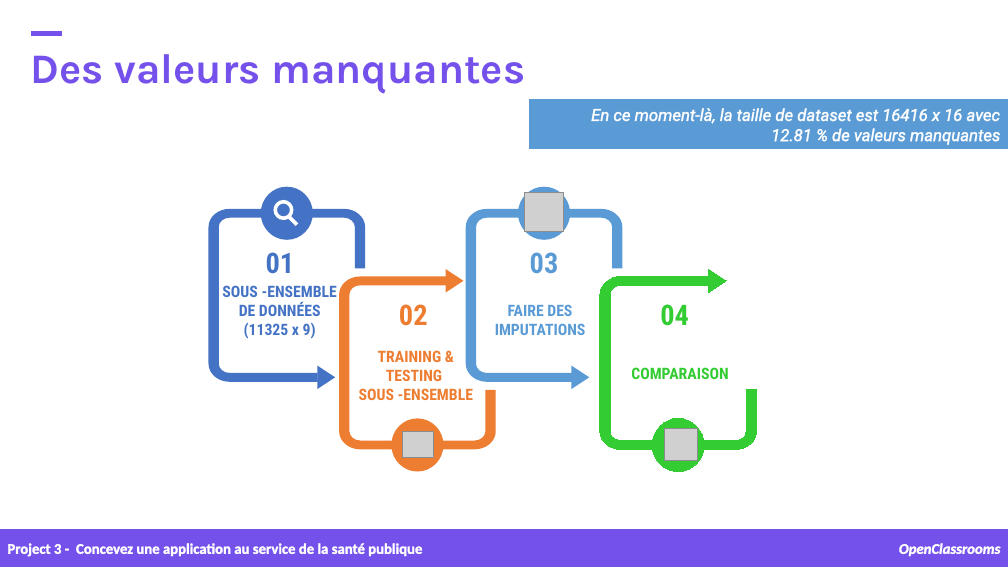
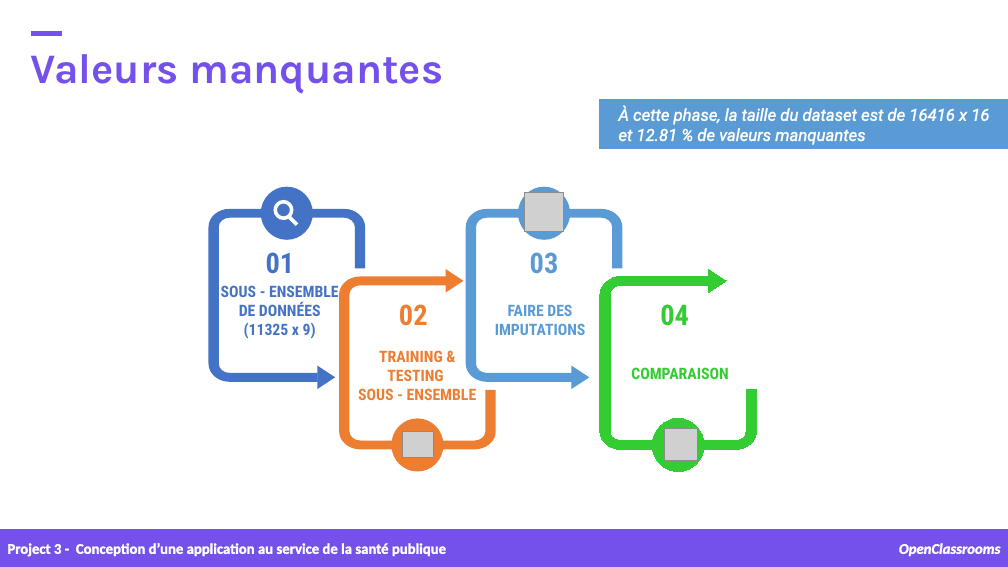
Before and after one commit to samirhinojosa/OC-P3-design-application-public-health, a slide deck: slide 17 of supports/P3_02_presentation v1.pptx. Drawn at 1008x567 pixels with LibreOffice and Linux fonts; fonts in the diff are those of the drawing; grey boxes stand for pictures; background and template pictures are left out. Boxes give left, top, right and bottom in pixels: in the first picture for what was removed or moved away, otherwise in the second. Text is boxed around its words. In the diff, an @@ line names an element or a change of style, - is before the commit and + after.

```diff
--- a/supports/P3_02_presentation v1.pptx
+++ b/supports/P3_02_presentation v1.pptx
@@ text at [31,54,443,94]: text changed @@
-Des valeurs manquantes
+Valeurs manquantes
@@ rectangle: place and size @@
-rectangle at [530,100,1008,149]
+rectangle at [600,100,1008,149]
@@ text at [618,105,989,145]: text changed @@
-En ce moment-là, la taille de dataset est 16416 x 16 avec 12.81 % de valeurs manquantes
+À cette phase, la taille du dataset est de 16416 x 16
+et 12.81 % de valeurs manquantes
@@ text at [221,285,339,339]: spaces changed @@
-SOUS -ENSEMBLE DE DONNÉES (11325 x 9)
+SOUS - ENSEMBLE DE DONNÉES (11325 x 9)
@@ text at [358,388,477,400]: spaces changed @@
-SOUS -ENSEMBLE
+SOUS - ENSEMBLE
@@ text at [7,543,446,557]: text changed @@
-Project 3 - Concevez une application au service de la santé publique
+Project 3 - Conception d’une application au service de la santé publique
```
Also in this commit, not shown: 33 other slides changed, 1 slide added, 22 other files.
